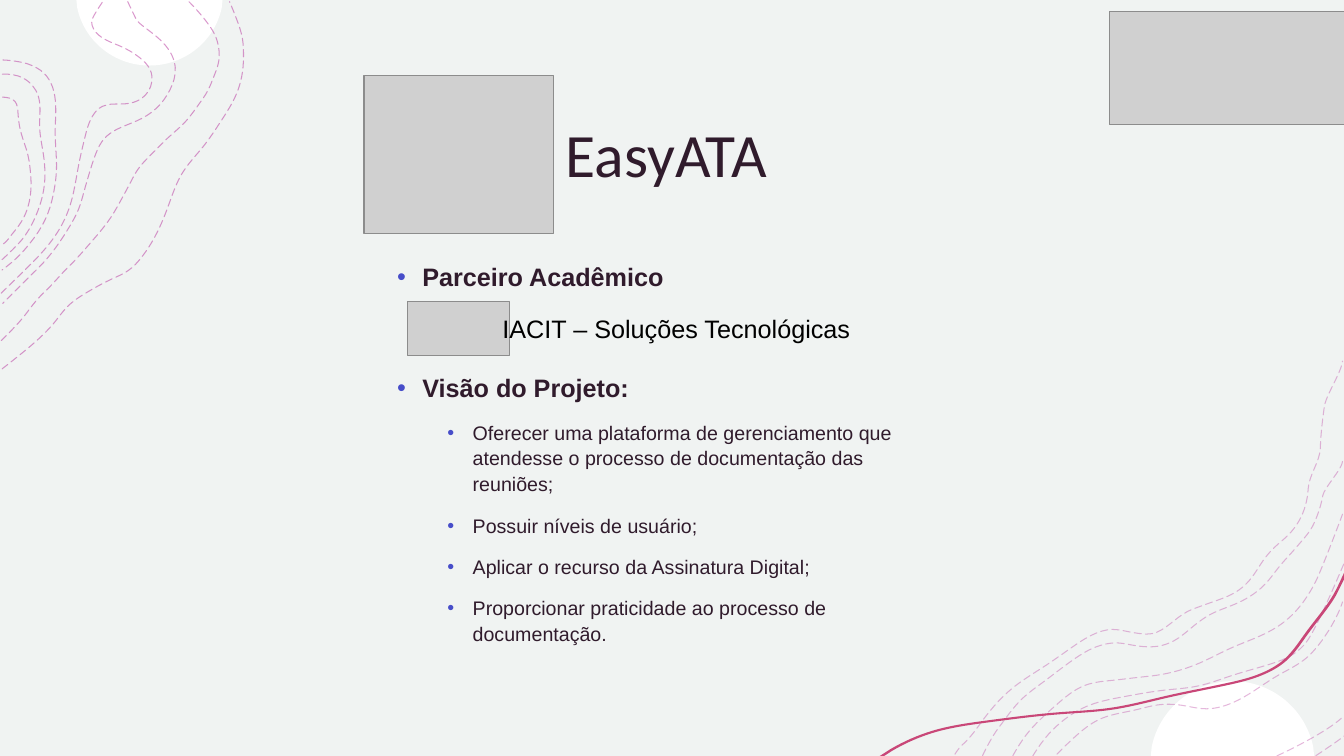
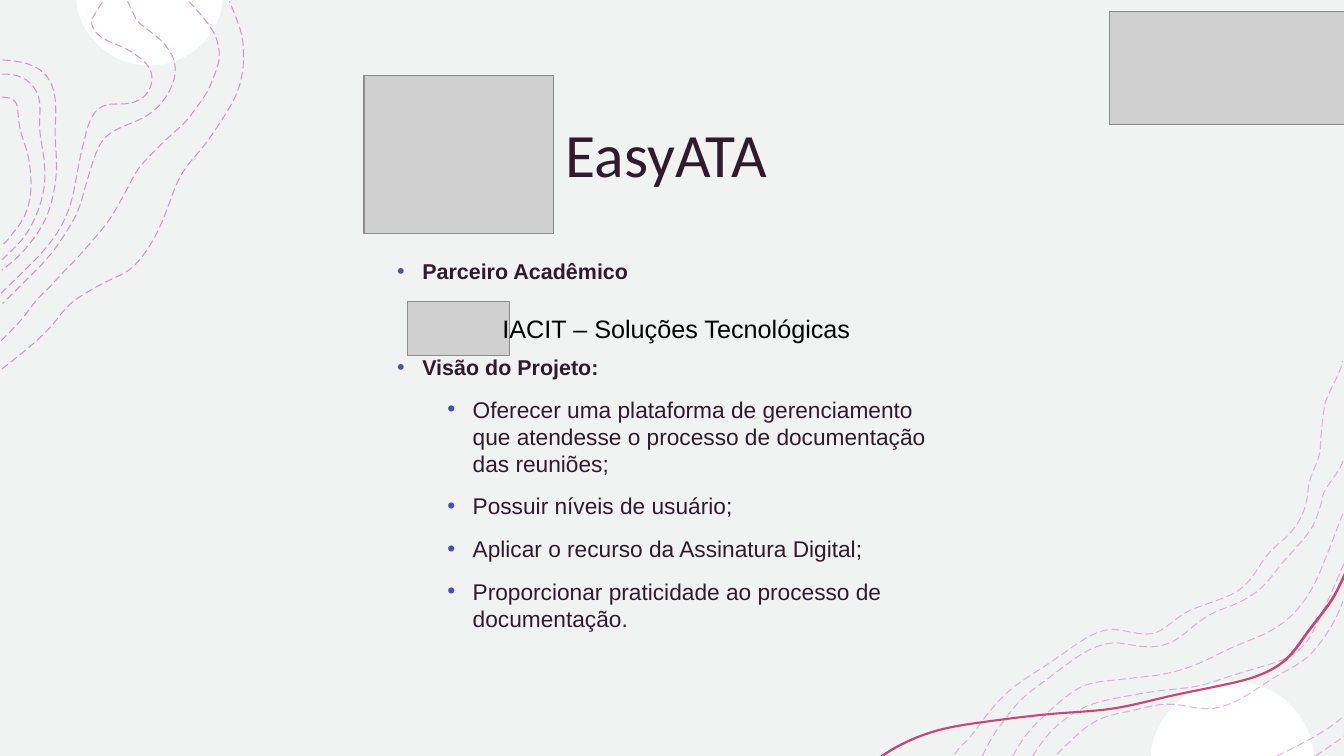
Before and after one commit to ud21/Trabalho-de-Gradua-o-Portif-lio, a slide deck: slide 4 of guilherme alvarenga_apresentação TG.pptx. Drawn at 1344x756 pixels with LibreOffice and Linux fonts; fonts in the diff are those of the drawing; grey boxes stand for pictures. Boxes give left, top, right and bottom in pixels: in the first picture for what was removed or moved away, otherwise in the second. Text is boxed around its words. In the diff, an @@ line names an element or a change of style, - is before the commit and + after.

```diff
--- a/guilherme alvarenga_apresentação TG.pptx
+++ b/guilherme alvarenga_apresentação TG.pptx
@@ text "Parceiro Acadêmico" at [422,263,926,632]: size 18 to 15.3 pt in "Parceiro Acadêmico", "Visão do Projeto:"; size 14 to 16.1 pt in "Oferecer uma plataforma de gerenciamento que atendesse ...", "Possuir níveis de usuário;", "Aplicar o recurso da Assinatura Digital;", "Proporcionar praticidade ao processo de documentação."; line spacing 1.1 to 1 @@
```
Also in this commit, not shown: 3 other slides changed.
